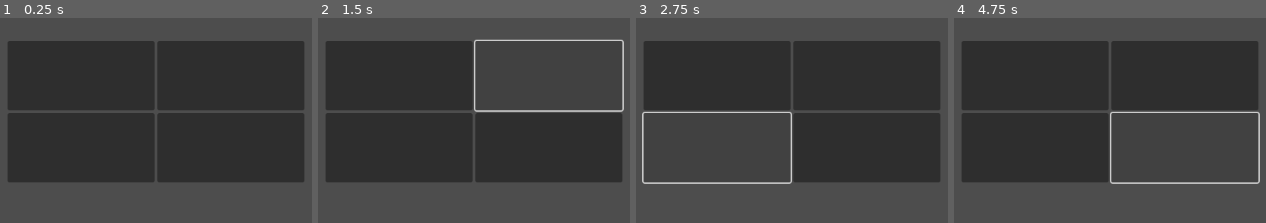
Above: before the commit, frames 1-4 (left to right).
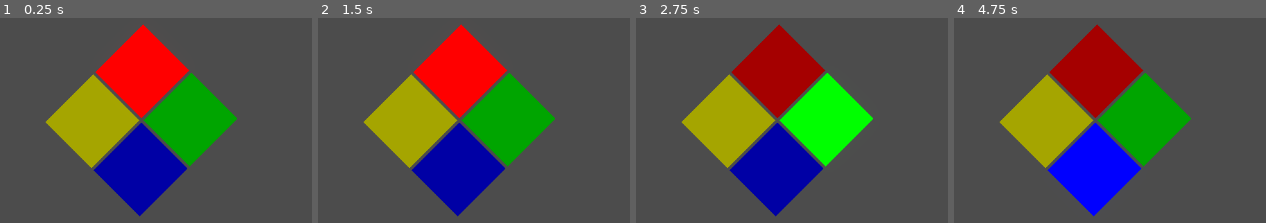
Above: after the commit, the same moments.

Repository: jevonsp/game-collection
Game: Godot game, scene res://simon/simon.tscn
The game is run twice, just before and just after one commit, with the same random seed, the same clock (stepped at 60 frames per second) and the same inputs. This scene is started directly instead of the project's main scene.
Inputs (mouse positions are in pixels of both pictures, inside the frame that each line leads up to):
- Up to frame 1 (0.25 s): no input
- Up to frame 2 (1.5 s): click (399, 75) at 0.52 s; click (548, 75) at 1.27 s
- Up to frame 3 (2.75 s): click (717, 147) at 2.02 s
- Up to frame 4 (4.75 s): click (1184, 147) at 2.77 s; tap Enter at 3.5 s; hold D (right) 3.53-4.28 s; hold S (down) from 4.28 s (still down)

The runs differ from the first frame. In frame 1, 67% of the frame differs, in the area x 2-98%, y 2-97%; in frame 2, 56%; in frame 3, 60%; in frame 4, 57%.

Commit message:
Working glow and sequencing!

Diff:
--- a/project.godot
+++ b/project.godot
@@ -36,3 +36,7 @@
 "events": [Object(InputEventKey,"resource_local_to_scene":false,"resource_name":"","device":-1,"window_id":0,"alt_press …(192 unchanged characters)…
 ]
 }
+
+[rendering]
+
+viewport/hdr_2d=true
--- /dev/null
+++ b/simon/simon.gd
@@ -0,0 +1,59 @@
+extends Node2D
+
+enum Choice {RED, GREEN, YELLOW, BLUE}
+
+var choice_sequence: Array[Choice] = []
+
+var test_sequence: Array[Choice] = [
+	Choice.RED,
+	Choice.YELLOW,
+	Choice.RED,
+	Choice.BLUE,
+	Choice.RED,
+	Choice.GREEN,
+	Choice.RED,
+	Choice.GREEN,
+	Choice.RED,
+	Choice.BLUE,
+	Choice.RED,
+	Choice.BLUE,
+]
+
+@onready var color_rect_red: ColorRect = $ColorRectGrid/Red
+@onready var color_rect_green: ColorRect = $ColorRectGrid/Green
+@onready var color_rect_yellow: ColorRect = $ColorRectGrid/Yellow
+@onready var color_rect_blue: ColorRect = $ColorRectGrid/Blue
+
+func _ready() -> void:
+	for c:ColorRect in [
+		color_rect_red,
+		color_rect_green,
+		color_rect_yellow,
+		color_rect_blue
+		]:
+		dim(c)
+
+	display_sequence(test_sequence)
+
+func light(rect:ColorRect) -> void:
+	rect.modulate.v = 1.25
+
+func dim(rect:ColorRect) -> void:
+	rect.modulate.v = .65
+
+func display_sequence(sequence:Array[Choice]) -> void:
+	for index in sequence:
+		match index:
+			Choice.RED: light(color_rect_red)
+			Choice.GREEN: light(color_rect_green)
+			Choice.YELLOW: light(color_rect_yellow)
+			Choice.BLUE: light(color_rect_blue)
+		var timer = get_tree().create_timer(0.5)
+		await timer.timeout
+		for c:ColorRect in [
+			color_rect_red,
+			color_rect_green,
+			color_rect_yellow,
+			color_rect_blue
+			]:
+			dim(c)
--- a/simon/simon.tscn
+++ b/simon/simon.tscn
@@ -1,35 +1,81 @@
-[gd_scene format=3 uid="uid://rjlkfn2v4bpm"]
+[gd_scene load_steps=3 format=3 uid="uid://rjlkfn2v4bpm"]
+
+[ext_resource type="Script" uid="uid://c3eaa5vd6f6xy" path="res://simon/simon.gd" id="1_ssc1u"]
+
+[sub_resource type="Environment" id="Environment_yyn1o"]
+background_mode = 3
+glow_enabled = true
+glow_blend_mode = 1
 
 [node name="Simon" type="Node2D"]
+script = ExtResource("1_ssc1u")
 
-[node name="GridContainer" type="GridContainer" parent="."]
-offset_left = 380.0
-offset_top = 205.0
-offset_right = 808.0
-offset_bottom = 409.0
+[node name="WorldEnvironment" type="WorldEnvironment" parent="."]
+environment = SubResource("Environment_yyn1o")
+
+[node name="ColorRectGrid" type="GridContainer" parent="."]
+offset_left = 576.0
+offset_top = 181.0
+offset_right = 768.1268
+offset_bottom = 381.68274
+rotation = 0.7853982
 size_flags_horizontal = 4
 columns = 2
 
-[node name="Button" type="Button" parent="GridContainer"]
-custom_minimum_size = Vector2(100, 50)
+[node name="Red" type="ColorRect" parent="ColorRectGrid"]
+layout_mode = 2
+size_flags_horizontal = 3
+size_flags_vertical = 3
+color = Color(1, 0, 0, 1)
+
+[node name="Green" type="ColorRect" parent="ColorRectGrid"]
+layout_mode = 2
+size_flags_horizontal = 3
+size_flags_vertical = 3
+color = Color(0, 1, 0, 1)
+
+[node name="Yellow" type="ColorRect" parent="ColorRectGrid"]
+layout_mode = 2
+size_flags_horizontal = 3
+size_flags_vertical = 3
+color = Color(1, 1, 0, 1)
+
+[node name="Blue" type="ColorRect" parent="ColorRectGrid"]
+layout_mode = 2
+size_flags_horizontal = 3
+size_flags_vertical = 3
+color = Color(0, 0, 1, 1)
+
+[node name="ButtonGrid" type="GridContainer" parent="."]
+modulate = Color(1, 1, 1, 0)
+offset_left = 576.0
+offset_top = 181.0
+offset_right = 768.1268
+offset_bottom = 381.68274
+rotation = 0.7853982
+size_flags_horizontal = 4
+columns = 2
+
+[node name="Red" type="Button" parent="ButtonGrid"]
+custom_minimum_size = Vector2(50, 50)
 layout_mode = 2
 size_flags_horizontal = 3
 size_flags_vertical = 3
 
-[node name="Button2" type="Button" parent="GridContainer"]
-custom_minimum_size = Vector2(100, 50)
+[node name="Green" type="Button" parent="ButtonGrid"]
+custom_minimum_size = Vector2(50, 50)
 layout_mode = 2
 size_flags_horizontal = 3
 size_flags_vertical = 3
 
-[node name="Button3" type="Button" parent="GridContainer"]
-custom_minimum_size = Vector2(100, 50)
+[node name="Yellow" type="Button" parent="ButtonGrid"]
+custom_minimum_size = Vector2(50, 50)
 layout_mode = 2
 size_flags_horizontal = 3
 size_flags_vertical = 3
 
-[node name="Button4" type="Button" parent="GridContainer"]
-custom_minimum_size = Vector2(100, 50)
+[node name="Blue" type="Button" parent="ButtonGrid"]
+custom_minimum_size = Vector2(50, 50)
 layout_mode = 2
 size_flags_horizontal = 3
 size_flags_vertical = 3
Not shown, added: simon/simon.gd.uid
